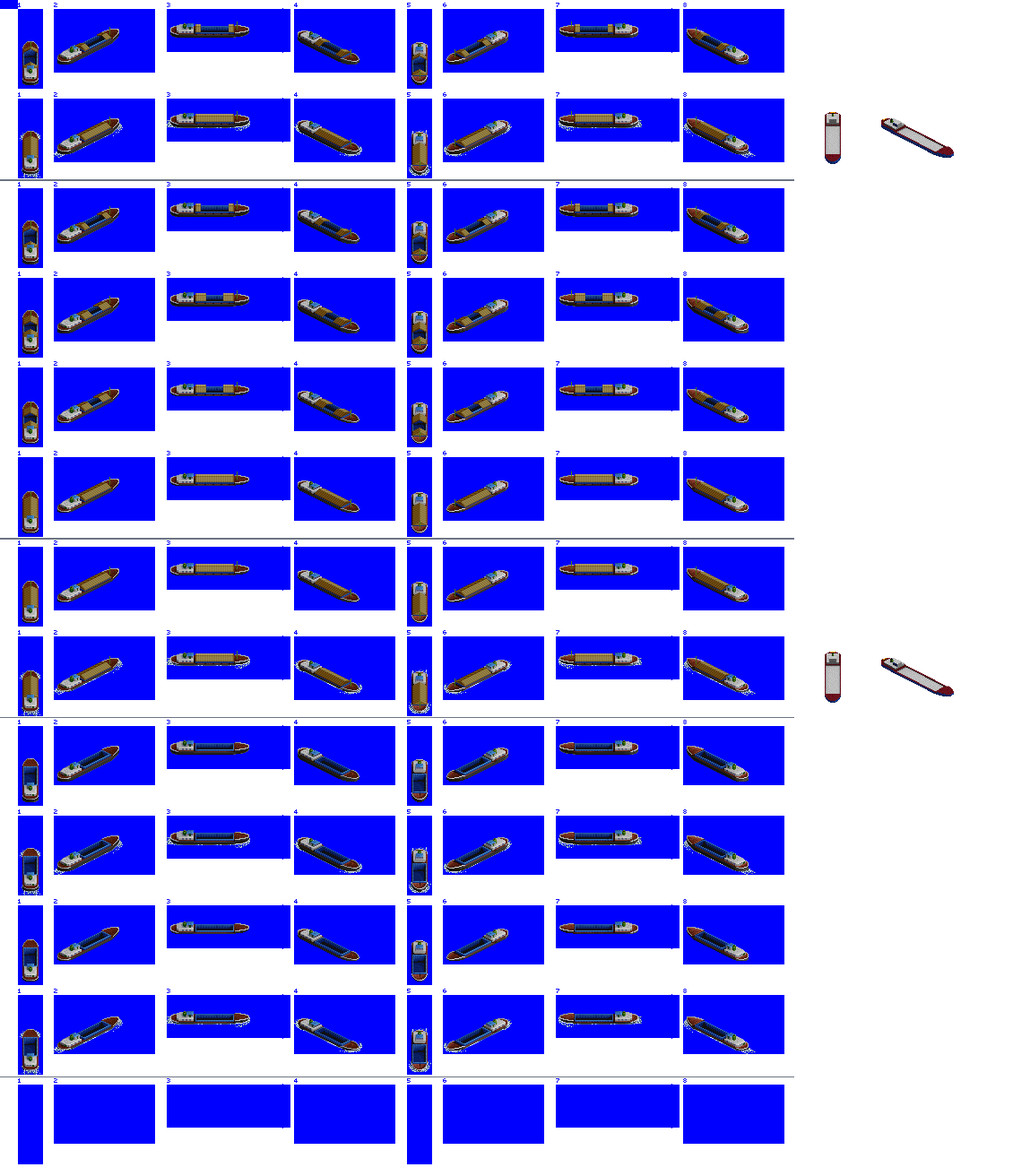
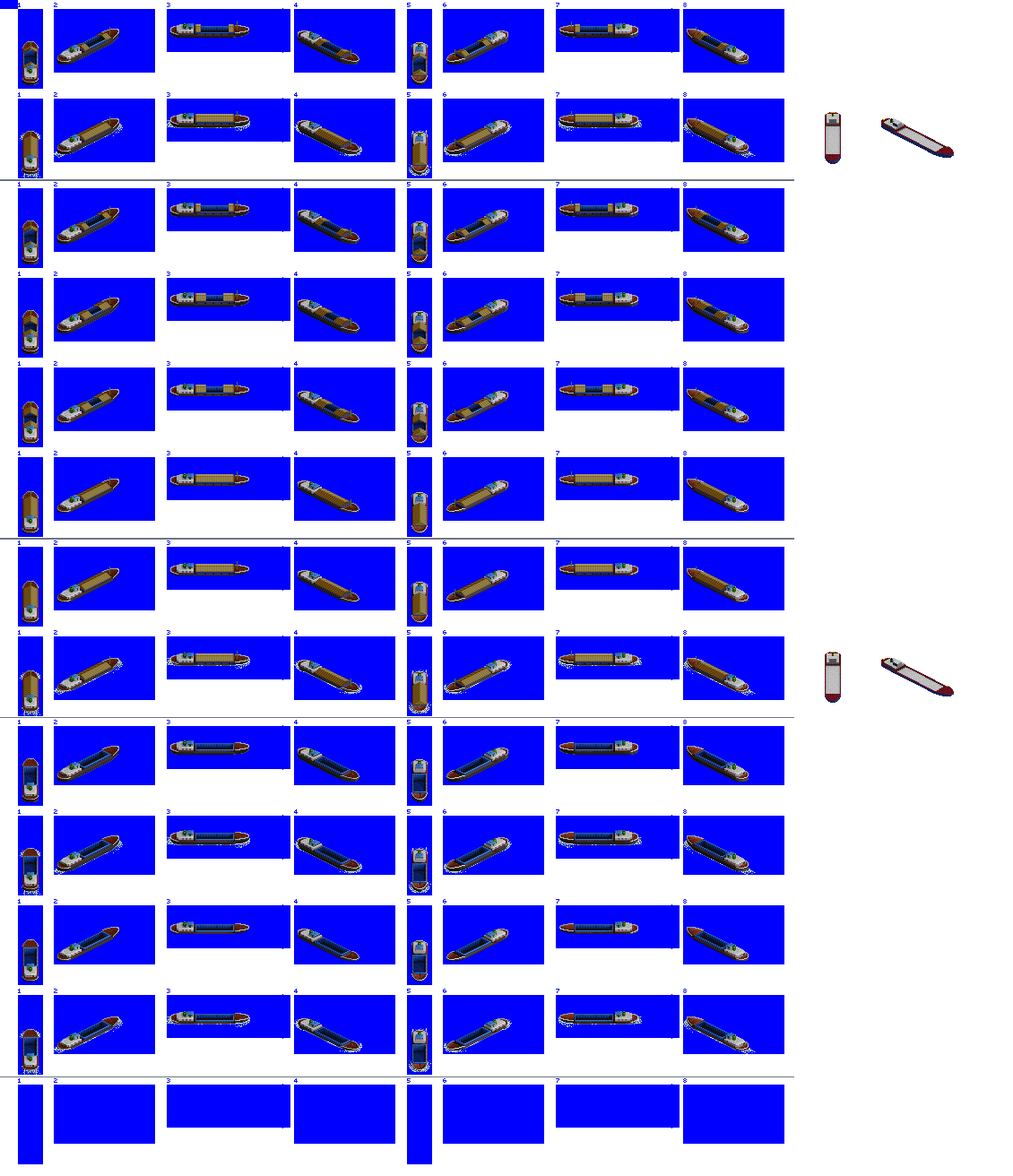
Layers edited between the first and the second 1013px x 1176px image:
renamed "Tanker Overlays" to "canopy", moved it above "greeble", painted on it over 30, 44, 80, 677
moved "greeble" above "Hatch Overlays" over 30, 44, 80, 677
